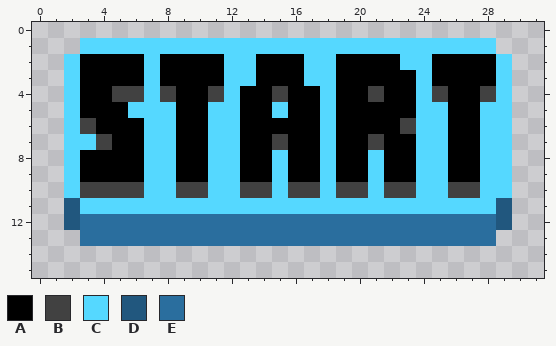
Edited in one commit: pixel-art sprite (data/textures/ui/start_base.png). This is how it looked before the edit.
The file is 32x16 pixels. Pixels under 10% opacity are left out. Colours within 5 levels of each other are drawn and written as one.
Palette (. is transparent): A #000000  B #414141  C #55d8ff  D #21577e  E #2a6e9e
After the commit:
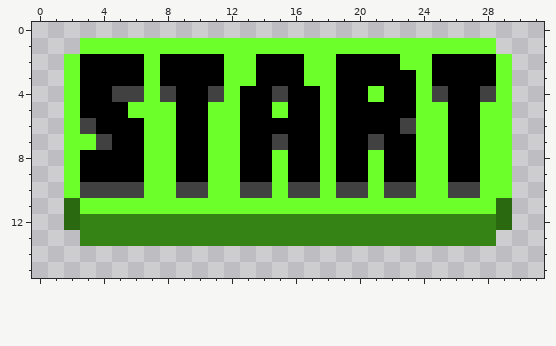
What changed:
colour C: #55d8ff -> #6dff29
colour D: #21577e -> #2a690f
colour E: #2a6e9e -> #358314
y 4: x 21 B -> C
Pixel boxes of the changes (left, top, right, bottom) in both pictures:
changed: (64, 38, 512, 246)
